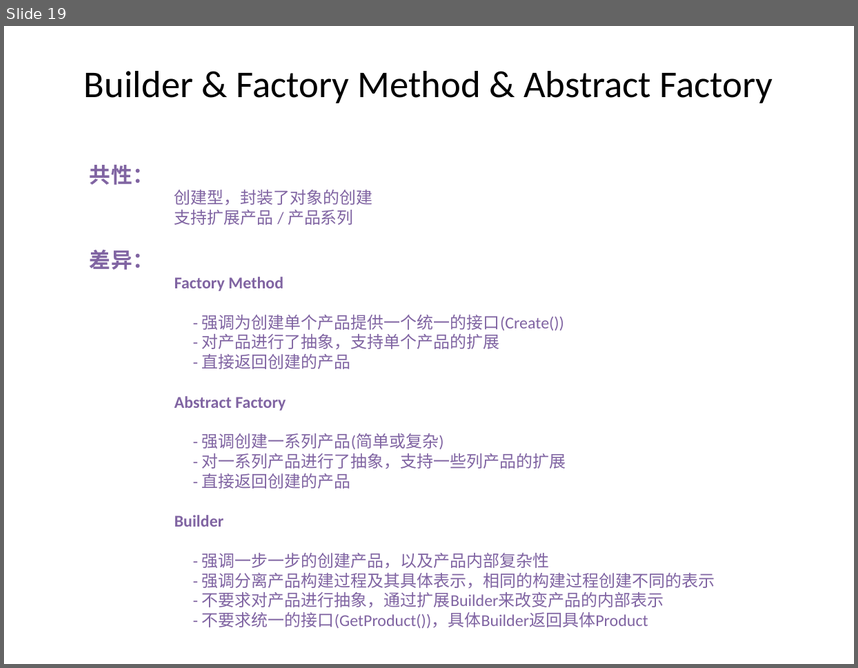
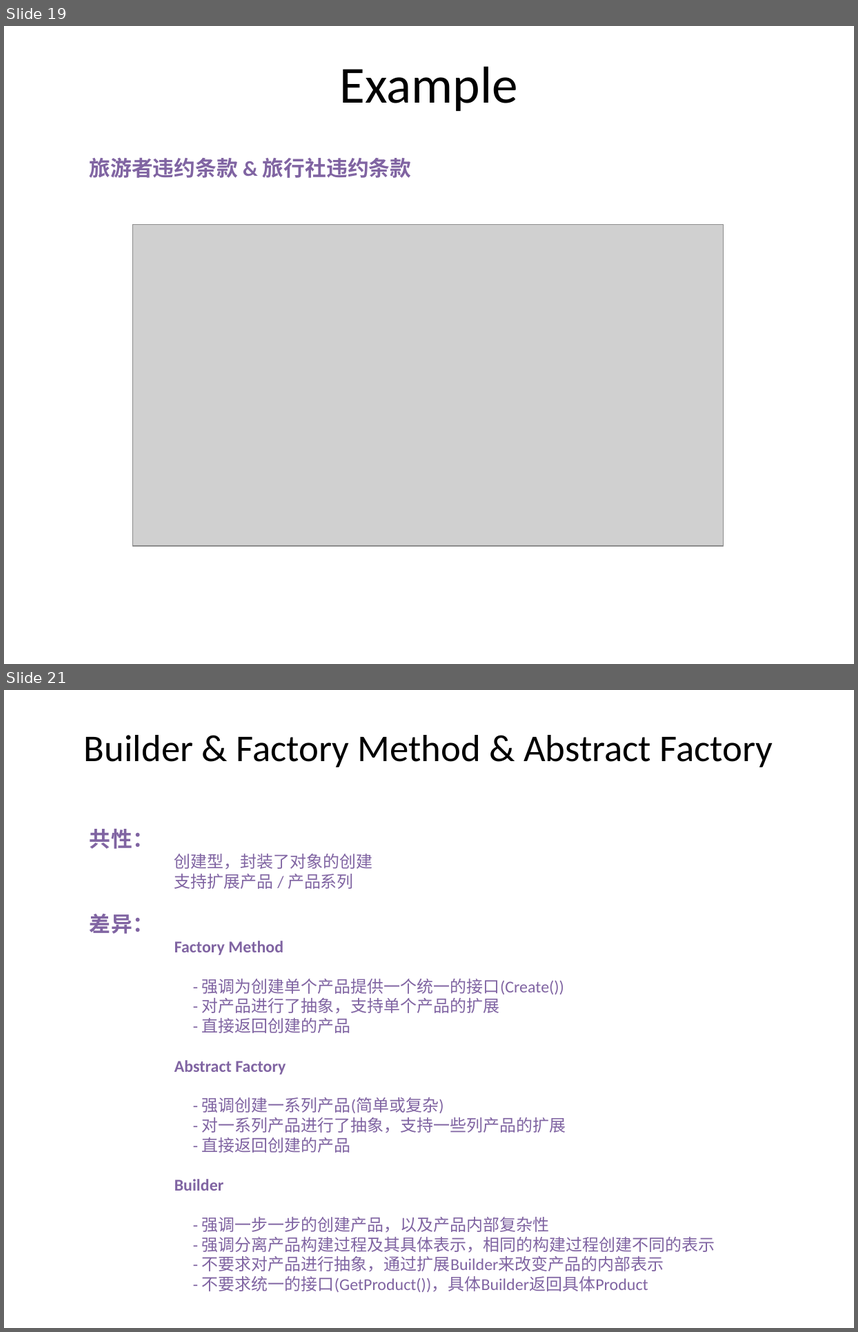
Before and after one commit to PlumpMath/DesignPattern-956, a slide deck: _Doc/DesignPattern.P2.Creational(Builder).pptx. Shown one above the other, each under a label of ours: slide 19 before the commit, slides 19 and 21 after it; the slides between them are not shown. The pictures are 858x668 and 858x1332 pixels, drawn with LibreOffice and Linux fonts; fonts in the diff are those of the drawing; grey boxes stand for pictures. Boxes give left, top, right and bottom in pixels: in the first picture for what was removed or moved away, otherwise in the second. Text is boxed around its words. In the diff, an @@ line names an element or a change of style, - is before the commit and + after.

Commit message:
Added Prototype.FactoryMethod sample, and also updated Builder PPT by adding an example.

```diff
--- a/_Doc/DesignPattern.P2.Creational(Builder).pptx
+++ b/_Doc/DesignPattern.P2.Creational(Builder).pptx
@@ slide 19 added at [4, 26, 854, 664], background #FFFFFF @@
@@ text added at [340, 66, 518, 111], 44 pt, text #000000 @@
+Example
@@ text added at [90, 158, 412, 178], 18 pt, text #8064A2, bold @@
+旅游者违约条款 & 旅行社违约条款
@@ picture added at [133, 224, 724, 546] @@
@@ what was slide 19 is now slide 21 @@
```
Also in this commit, not shown: 1 slide changed, 1 other slide added, 43 other files.
